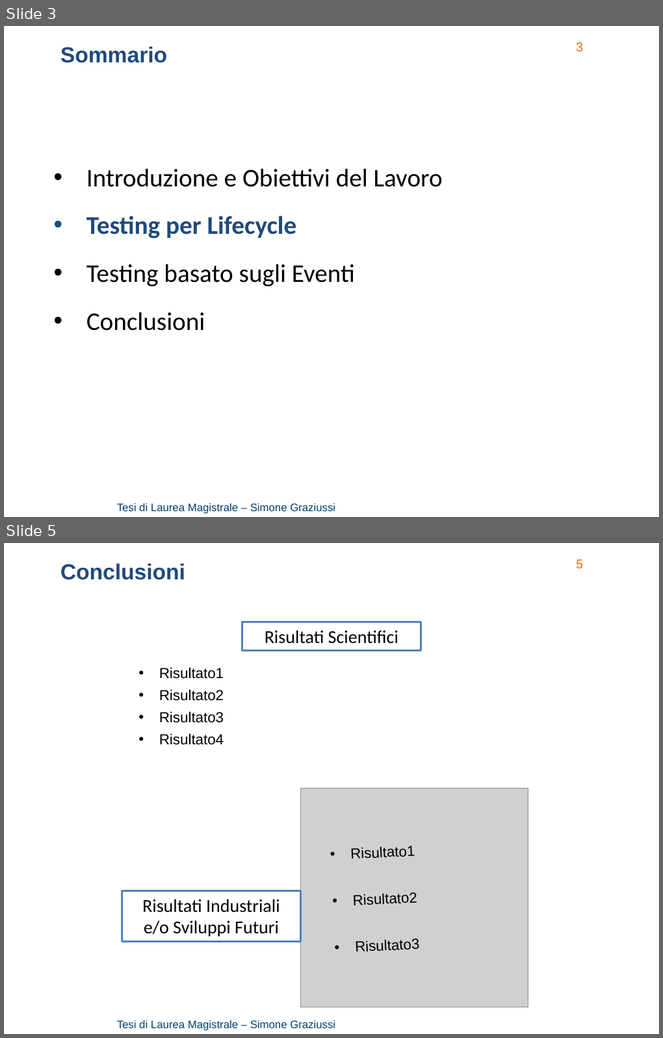
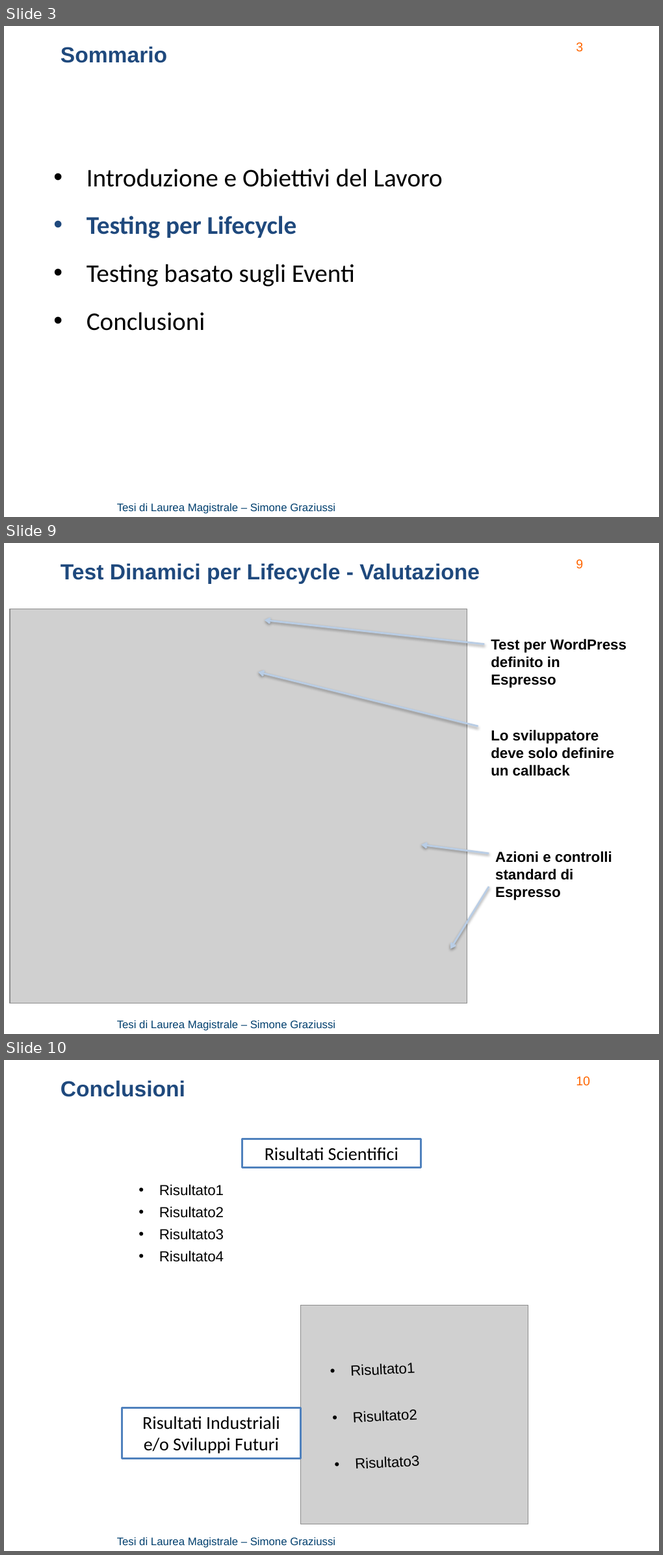
Before and after one commit to Simone3/Thesis, a slide deck: Presentation/Presentation.pptx. Shown one above the other, each under a label of ours: slides 3 and 5 before the commit, slides 3, 9 and 10 after it; the slides between them are not shown. The pictures are 663x1038 and 663x1555 pixels, drawn with LibreOffice and Linux fonts; fonts in the diff are those of the drawing; grey boxes stand for pictures; background and template pictures are left out. Boxes give left, top, right and bottom in pixels: in the first picture for what was removed or moved away, otherwise in the second. Text is boxed around its words. In the diff, an @@ line names an element or a change of style, - is before the commit and + after.

Commit message:
Presentation: preliminary version of lifecycle part

```diff
--- a/Presentation/Presentation.pptx
+++ b/Presentation/Presentation.pptx
@@ slide 9 added at bbox=[4, 543, 659, 1034], background picture (left out); not listed: 2 template elements that a slide beside it also shows @@
@@ text added at bbox=[61, 563, 480, 584], 24 pt, text #1F497D, bold @@
+Test Dinamici per Lifecycle - Valutazione
@@ picture added at bbox=[10, 609, 467, 1004] @@
@@ arrow added from (485, 644) to (265, 620), #B9CDE5 2 pt @@
@@ text added at bbox=[491, 639, 627, 688], 16 pt, text #000000, bold @@
+Test per WordPress definito in Espresso
@@ arrow added from (478, 726) to (258, 672), #B9CDE5 2 pt @@
@@ text added at bbox=[491, 730, 614, 776], 16 pt, text #000000, bold @@
+Lo sviluppatore deve solo definire un callback
@@ arrow added from (489, 854) to (421, 845), #B9CDE5 2 pt @@
@@ text added at bbox=[495, 851, 612, 901], 16 pt, text #000000, bold @@
+Azioni e controlli standard di Espresso
@@ arrow added from (489, 887) to (451, 949), #B9CDE5 2 pt @@
@@ what was slide 5 is now slide 10 @@
@@ page number at bbox=[576, 1076, 590, 1086]: text changed @@
-5
+10
```
Also in this commit, not shown: 1 slide changed, 5 other slides added, 1 slide removed, 1 other file.
